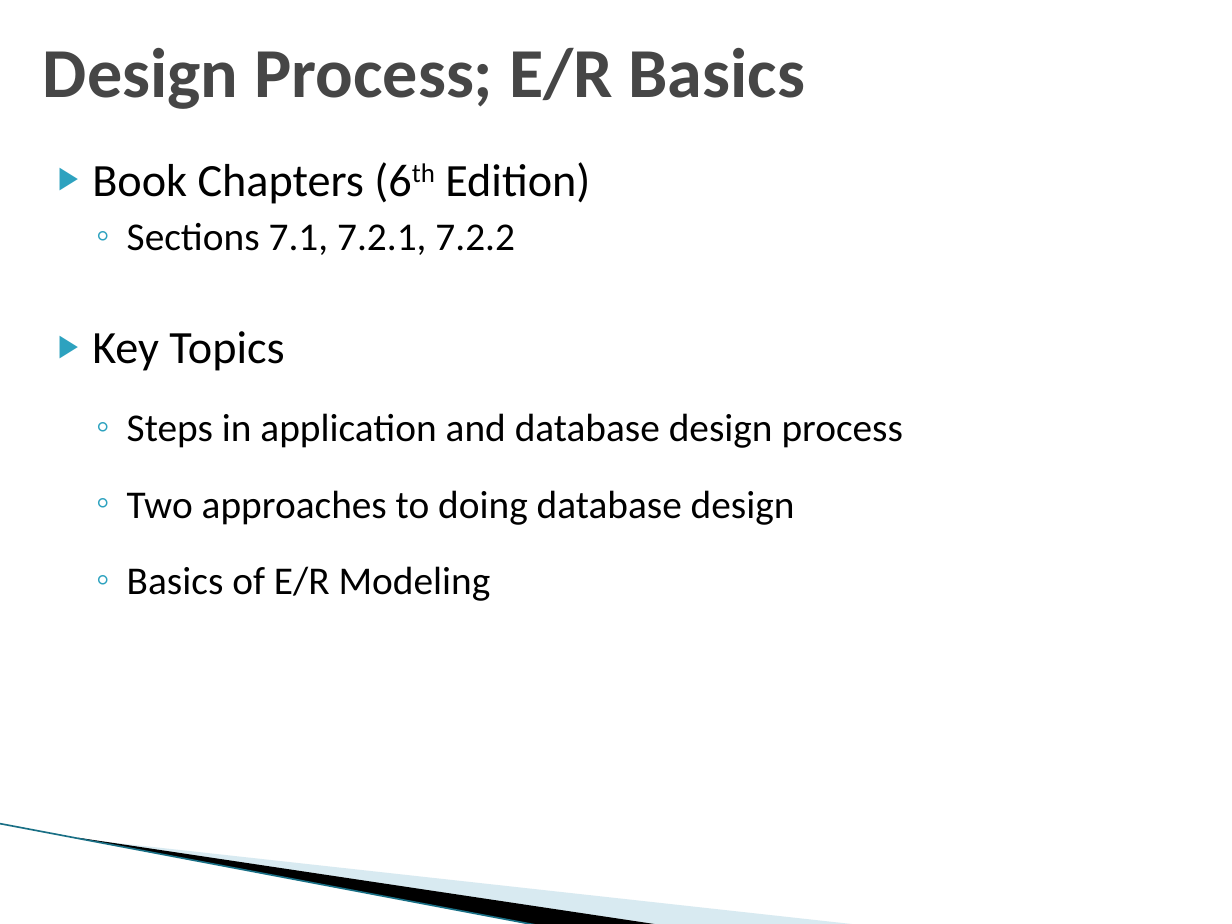
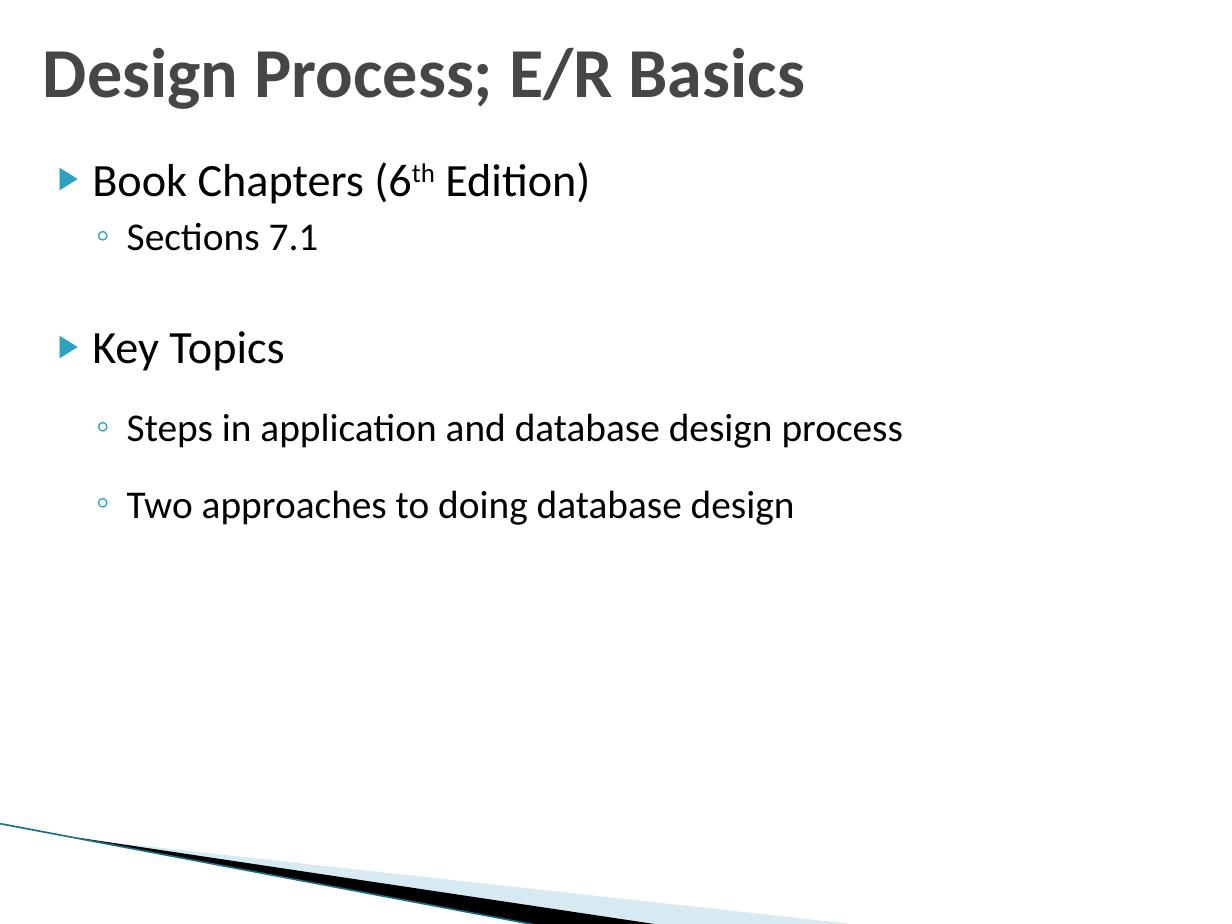
Before and after one commit to umddb/cmsc424-fall2021, a slide deck: slide 2 of Slides/03-E-R-Normalization.pptx. Drawn at 1232x924 pixels with LibreOffice and Linux fonts; fonts in the diff are those of the drawing; background and template pictures are left out. Boxes give left, top, right and bottom in pixels: in the first picture for what was removed or moved away, otherwise in the second. Text is boxed around its words. In the diff, an @@ line names an element or a change of style, - is before the commit and + after.

```diff
--- a/Slides/03-E-R-Normalization.pptx
+++ b/Slides/03-E-R-Normalization.pptx
@@ text at (127, 223, 319, 251): text changed @@
-  ◦ Sections 7.1, 7.2.1, 7.2.2
+  ◦ Sections 7.1
@@ text at (127, 566, 491, 601): paragraph removed @@
-  ◦ Basics of E/R Modeling
```
Also in this commit, not shown: 4 other slides changed, 5 slides added, 1 slide removed, 1 other file.
